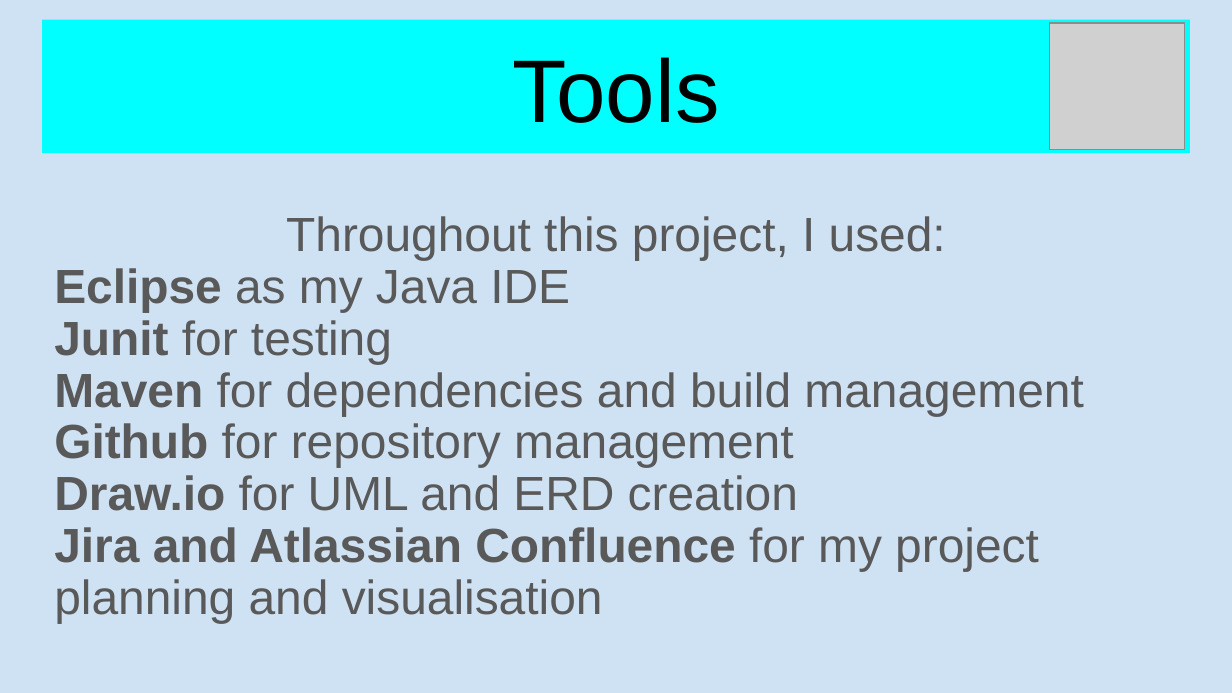
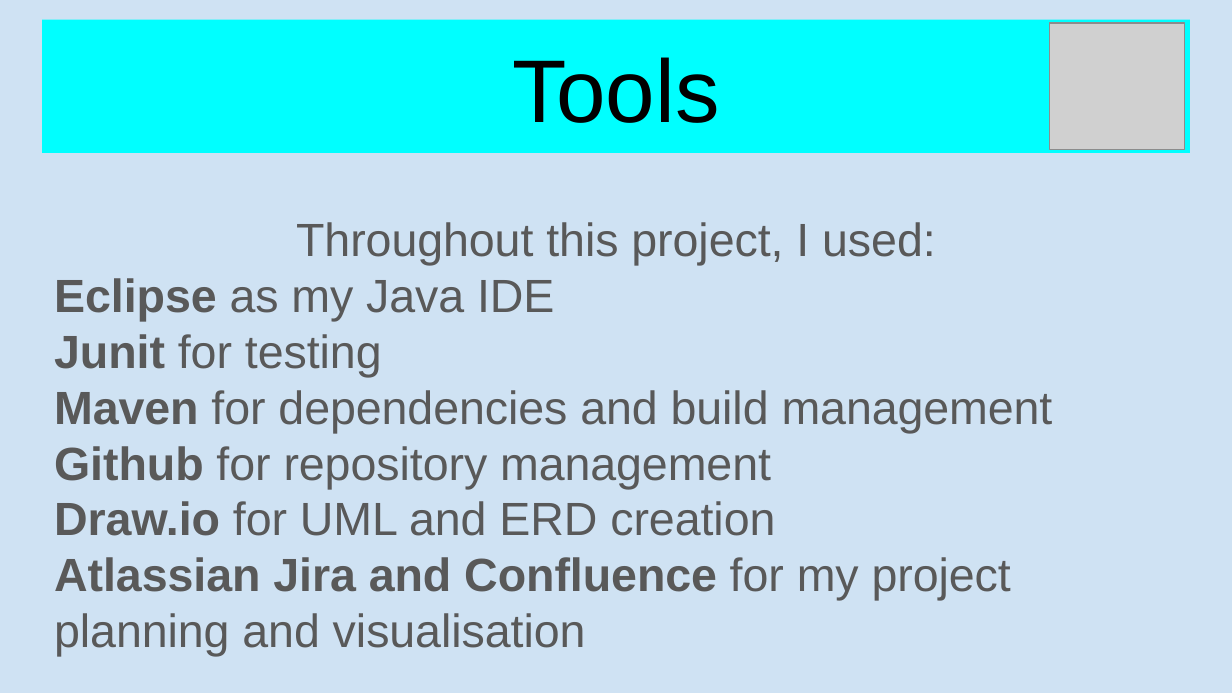
Before and after one commit to Rowanas/IMS, a slide deck: slide 2 of Supporting Documentation/Presentation/W5P Presentation.pptx. Drawn at 1232x693 pixels with LibreOffice and Linux fonts; fonts in the diff are those of the drawing; grey boxes stand for pictures. Boxes give left, top, right and bottom in pixels: in the first picture for what was removed or moved away, otherwise in the second. Text is boxed around its words. In the diff, an @@ line names an element or a change of style, - is before the commit and + after.

```diff
--- a/Supporting Documentation/Presentation/W5P Presentation.pptx
+++ b/Supporting Documentation/Presentation/W5P Presentation.pptx
@@ text at bbox=[54, 222, 1053, 536]: size 28 to 27.2 pt in "Throughout this project, I used:", "Eclipse as my Java IDE", "Junit for testing", "Maven for dependencies and build management" and 2 more places; line spacing 0.9 to 1 @@
@@ text at bbox=[54, 557, 1011, 656]: text changed; size 28 to 27.2 pt @@
-Jira and Atlassian Confluence for my project planning and visualisation
+Atlassian Jira and Confluence for my project planning and visualisation
```
Also in this commit, not shown: 7 other slides changed, 32 other files.
